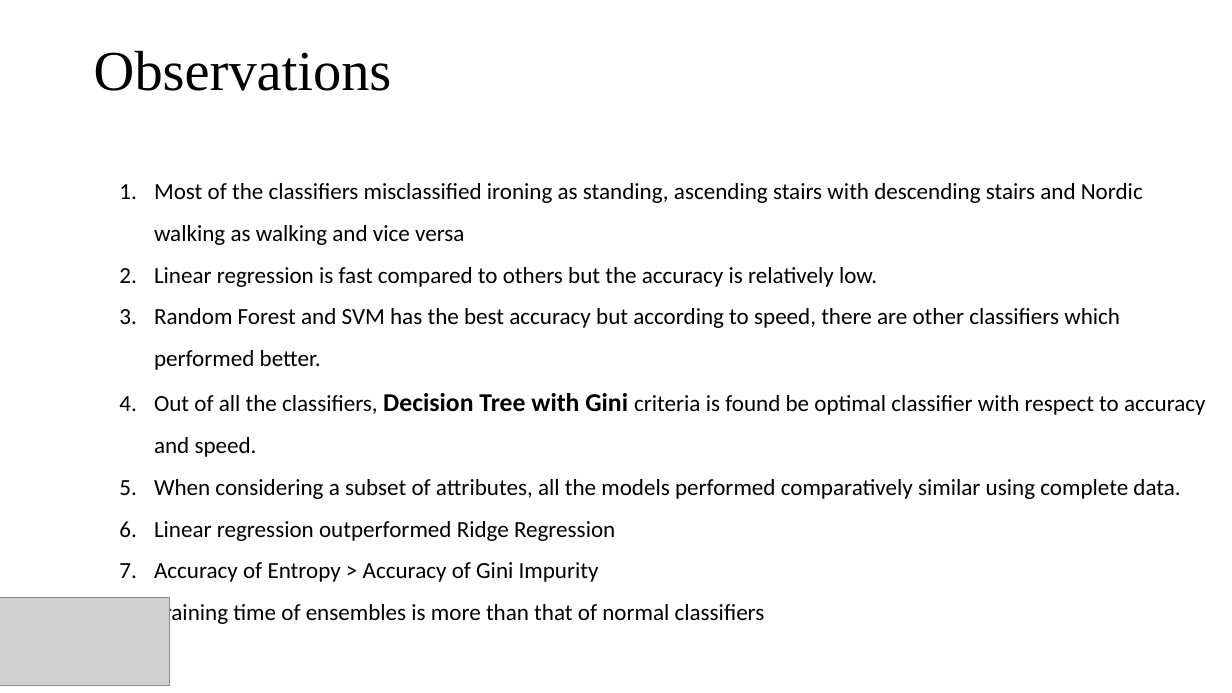
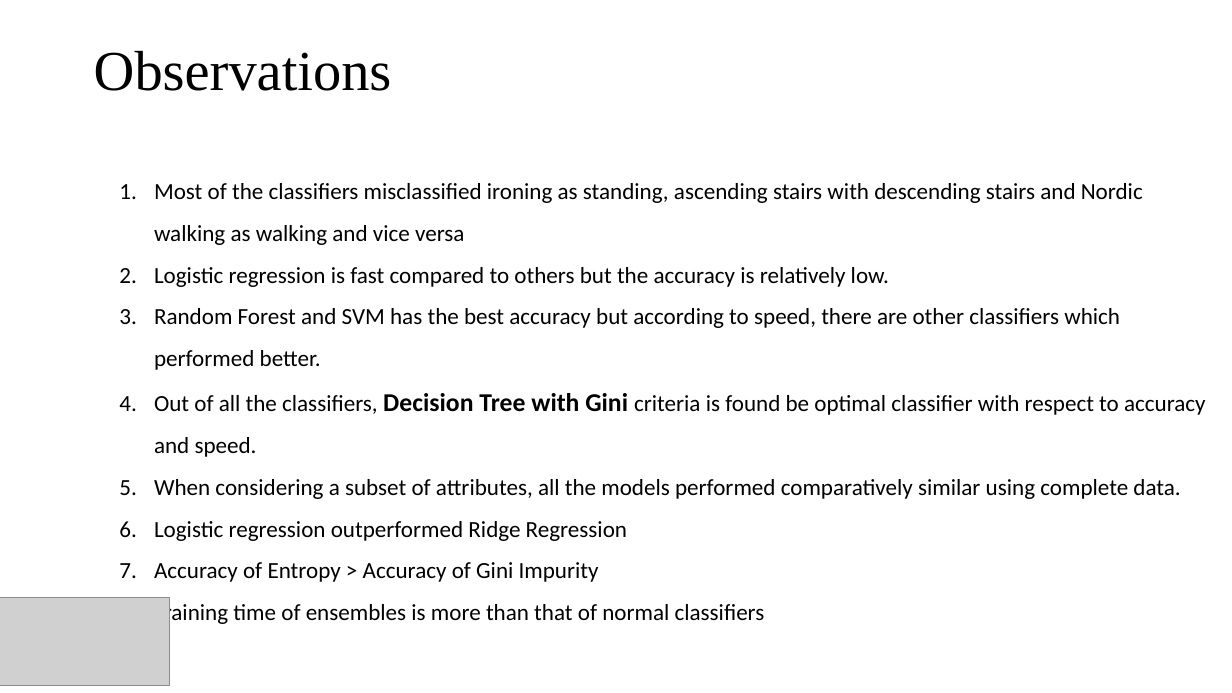
Before and after one commit to vivekmadhavaram/SMAI-Project---Team-30, a slide deck: slide 13 of Human Activity Recognition.pptx. Drawn at 1232x693 pixels with LibreOffice and Linux fonts; fonts in the diff are those of the drawing; grey boxes stand for pictures. Boxes give left, top, right and bottom in pixels: in the first picture for what was removed or moved away, otherwise in the second. Text is boxed around its words. In the diff, an @@ line names an element or a change of style, - is before the commit and + after.

```diff
--- a/Human Activity Recognition.pptx
+++ b/Human Activity Recognition.pptx
@@ text at (x1=154, y1=267, x2=889, y2=287): text changed @@
-2. Linear regression is fast compared to others but the accuracy is relatively low.
+2. Logistic regression is fast compared to others but the accuracy is relatively low.
@@ text at (x1=154, y1=521, x2=627, y2=541): text changed @@
-6. Linear regression outperformed Ridge Regression
+6. Logistic regression outperformed Ridge Regression
```
Also in this commit, not shown: 1 other slide changed.
